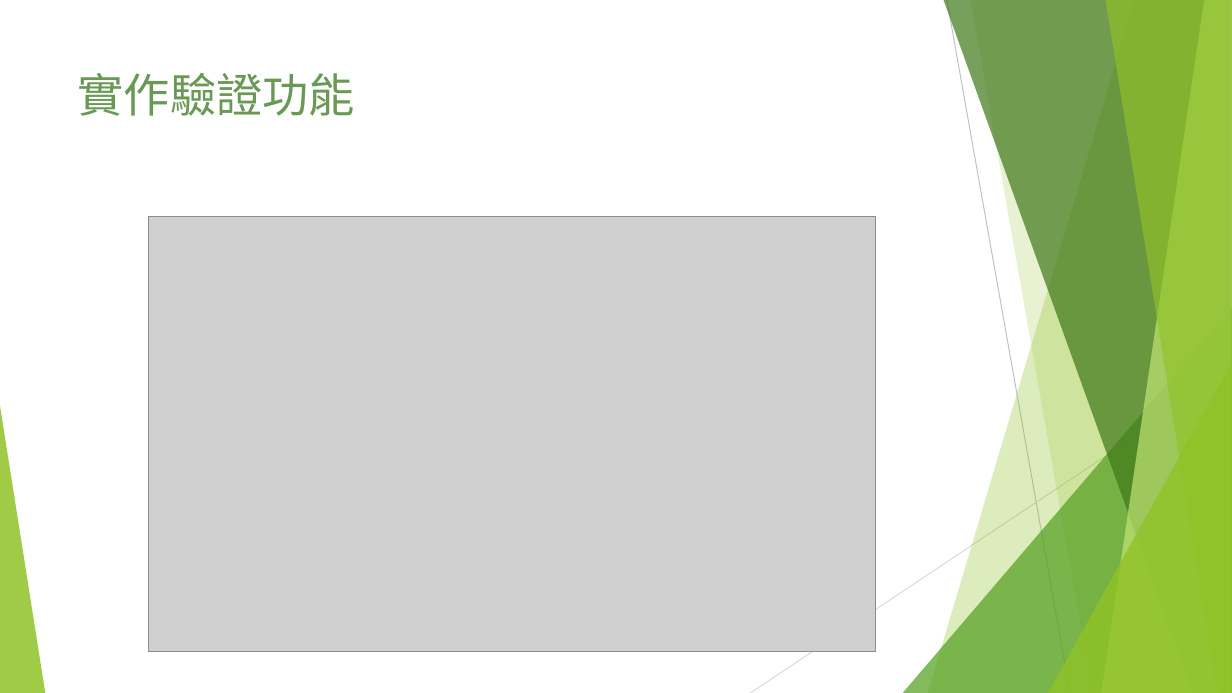
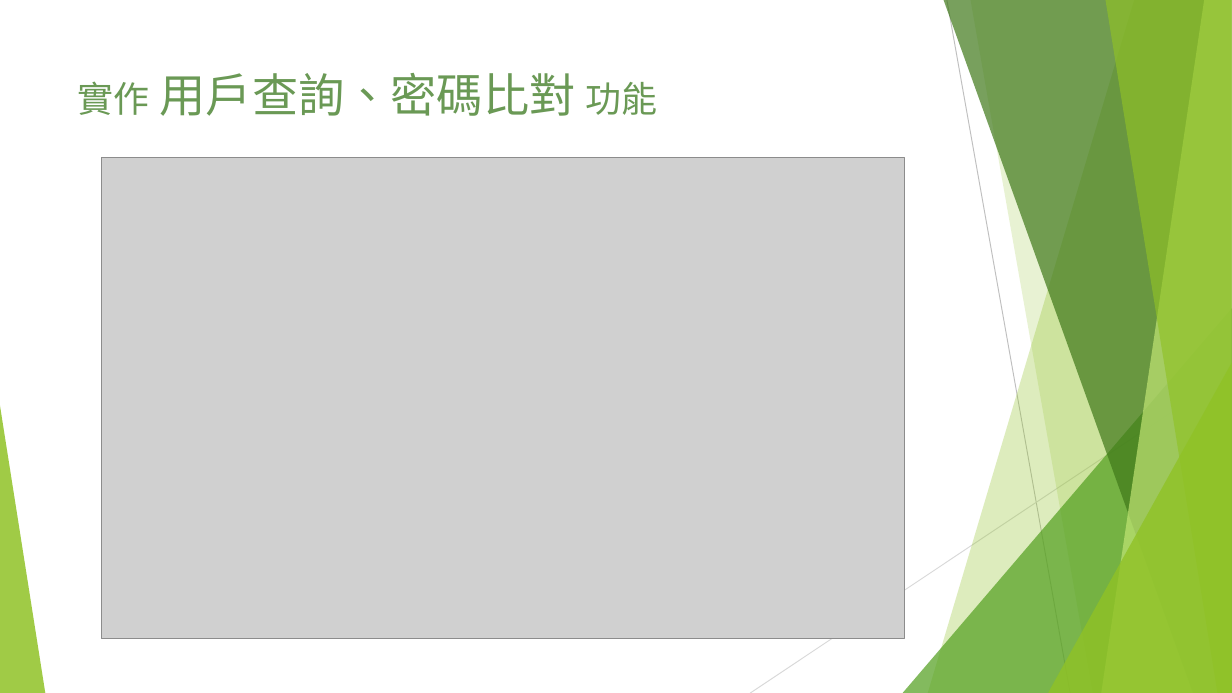
Before and after one commit to Danece/SpringBootSecurity, a slide deck: slide 8 of Spring Boot Security.pptx. Drawn at 1232x693 pixels with LibreOffice and Linux fonts; fonts in the diff are those of the drawing; grey boxes stand for pictures. Boxes give left, top, right and bottom in pixels: in the first picture for what was removed or moved away, otherwise in the second. Text is boxed around its words. In the diff, an @@ line names an element or a change of style, - is before the commit and + after.

```diff
--- a/Spring Boot Security.pptx
+++ b/Spring Boot Security.pptx
@@ title at (78, 73, 658, 116): text changed @@
-實作驗證功能
+實作 用戶查詢、密碼比對 功能
@@ picture: place and size @@
-picture at (149, 216, 875, 652)
+picture at (102, 158, 905, 640)
```
Also in this commit, not shown: 14 other slides changed, 5 other files.
